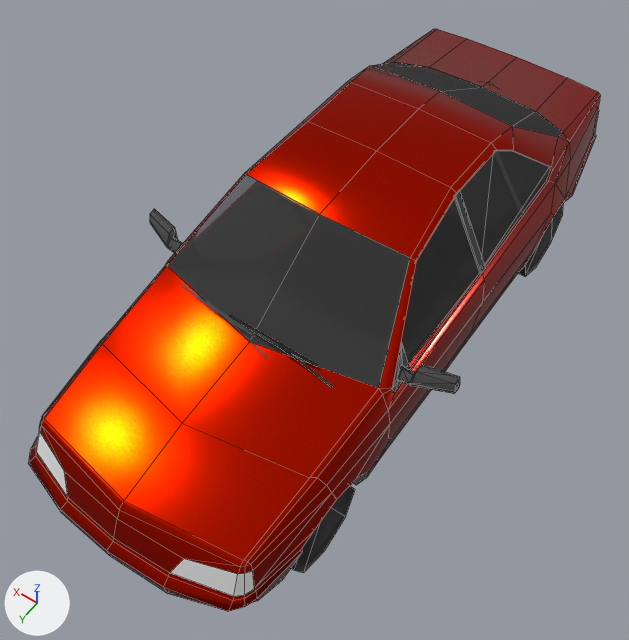
The OBJ model resources/_cars/GLX-400-OBJ/GLX_400.obj: old version first, new version second.
The view is the same before and after, from a 50 mm lens placed at (-1.93, 3.07, 4.74), pointed at (0.01, 0.36, 0.48). The axes (+X, +Y, +Z) are drawn at lower left. The lights are the same throughout. Mesh edges are drawn as thin lines on the coarser meshes. Where no turn or scale is listed for an object, it has been applied to the vertices.

The scene before the commit, as lines of its bpy script (objects in view):
```python
mat_body_m = principled_material('Body_M')
mat_body_m.base_color = (0.498, 0.00927, 0.0)  # red #bb1800
mat_body_m.metallic = 1.0
mat_body_m.roughness = 0.175
mat_glass_m = principled_material('Glass_M')
mat_glass_m.base_color = (0.0679, 0.0679, 0.0679)  # dark grey #4a4a4a
mat_glass_m.roughness = 0.902
mat_glass_m.alpha = 0.475
me_body1_mesh_019 = bpy.data.meshes.new('Body1_Mesh.019')
me_body1_mesh_019.from_pydata(...)  # 274 vertices, 231 faces; spans x -0.85..0.85, y -2.2..2.21, z 0.11..1.43
me_body1_mesh_019.materials.append(mat_body_m)  # red #bb1800
me_glass1_mesh_016 = bpy.data.meshes.new('Glass1_Mesh.016')
me_glass1_mesh_016.from_pydata(...)  # 35 vertices, 15 faces; spans x -0.77..0.78, y -1.59..0.98, z 0.85..1.39
me_glass1_mesh_016.materials.append(mat_glass_m)  # dark grey #4a4a4a
me_wheel1_mesh_004 = bpy.data.meshes.new('Wheel1_Mesh.004')
me_wheel1_mesh_004.from_pydata(...)  # an 8-sided cylinder along x spanning x -0.788..-0.604, y 1.082..1.665, z -0.029..0.553
me_wheel1_mesh_004.materials.append(mat_wheel_m)
ob_body1_mesh_019 = bpy.data.objects.new('Body1_Mesh.019', me_body1_mesh_019)
ob_body1_mesh_019.location = (0.0, 0.0, 0.0)
ob_glass1_mesh_016 = bpy.data.objects.new('Glass1_Mesh.016', me_glass1_mesh_016)
ob_glass1_mesh_016.location = (0.0, 0.0, 0.0)
ob_wheel1_mesh_004 = bpy.data.objects.new('Wheel1_Mesh.004', me_wheel1_mesh_004)
ob_wheel1_mesh_004.location = (0.0, 0.0, 0.0)
# also in view: 'Plastik5_Mesh.009' at (-0.88, 0.66, 0.95); 'HeadLight1_Mesh.015' at (-0.56, 2.01, 0.6)
```
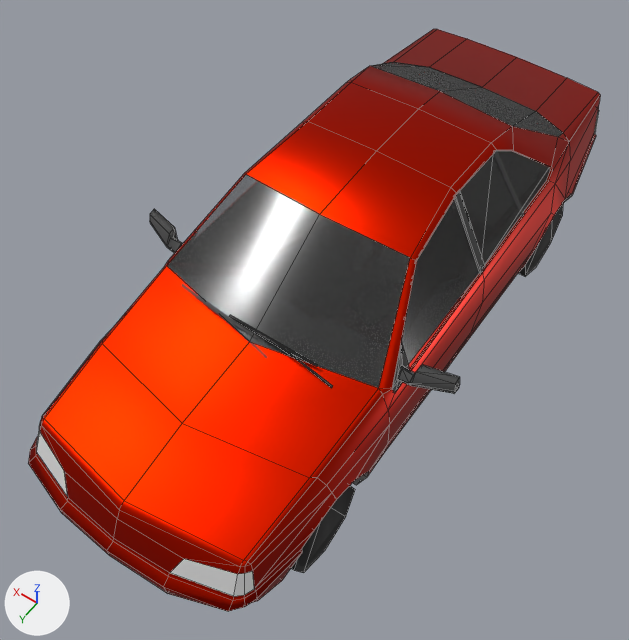
Boxes [x1, y1, x2, y2] around the edits, measured in the pictures (629 x 640 px):
'Body1_Mesh.019', surface changed: [29, 29, 600, 609] in both
'Glass1_Mesh.016', surface changed: [167, 62, 563, 388] in both

What changed in the scene script:
```text
Change mat_body_m:
    mat_body_m.roughness: 0.175 -> 0.383
Change mat_glass_m:
    mat_glass_m.roughness: 0.902 -> 0.175
```
